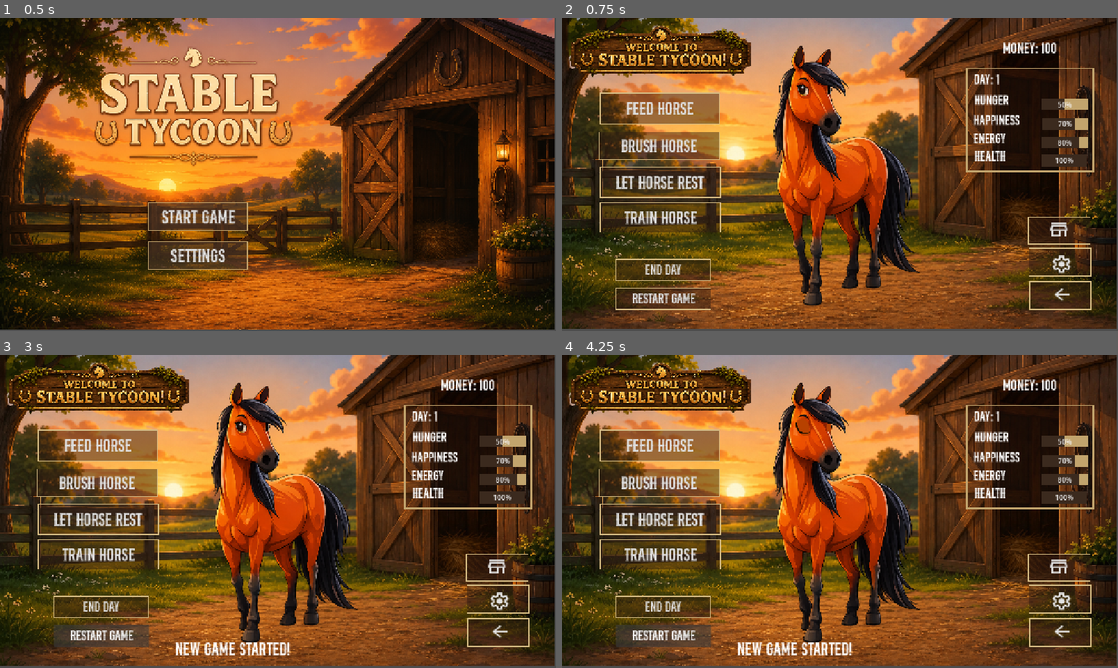
Above: before the commit, frames 1-4 (two rows, left to right).
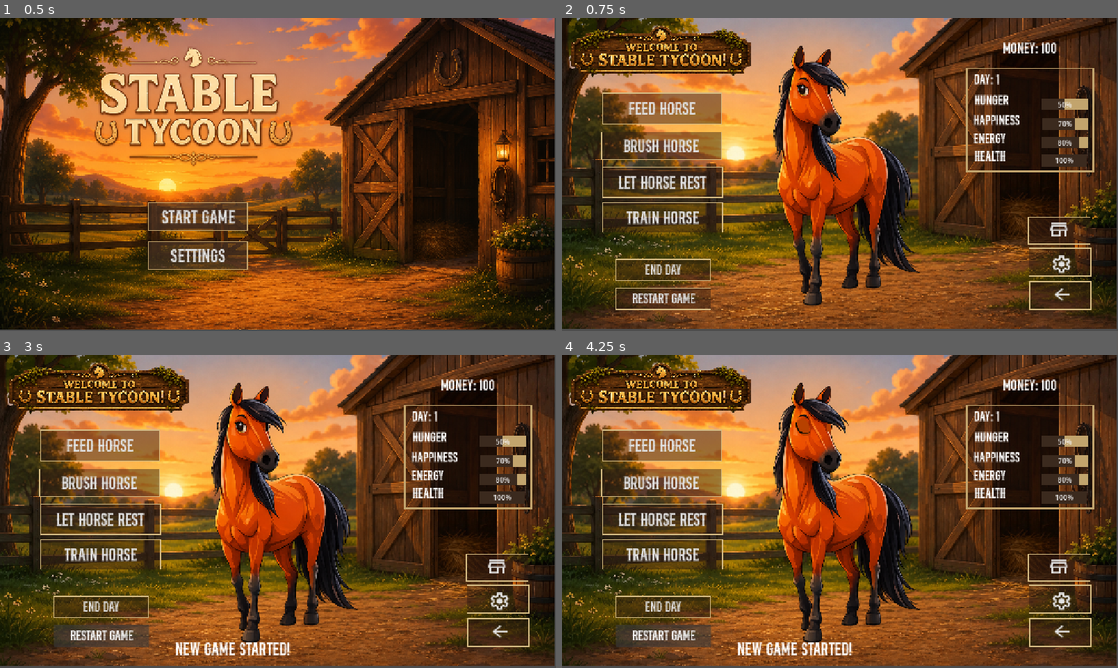
Above: after the commit, the same moments.

Repository: veronica-foltz/stable-tycoon
Game: Godot game, scene res://scenes/title_screen.tscn
The game is run twice, just before and just after one commit, with the same random seed, the same clock (stepped at 60 frames per second) and the same inputs.
Inputs (mouse positions are in pixels of both pictures, inside the frame that each line leads up to):
- Up to frame 1 (0.5 s): no input
- Up to frame 2 (0.75 s): click "Start Game" at 0.5 s
- Up to frame 3 (3 s): click (500, 633) at 1.25 s; click "Start Game" at 2 s; click "Restart Game" at 2.75 s
- Up to frame 4 (4.25 s): click "Restart Game" at 3.5 s

Frame 1 is identical in both runs. In frame 2, 2.2% of the frame differs, in the area x 6-29%, y 23-69%; in frame 3, 2.2%; in frame 4, 2.2%.

Commit message:
updated UI
updated UI

Diff:
--- a/stable-tycoon/scenes/main.tscn
+++ b/stable-tycoon/scenes/main.tscn
@@ -112,9 +112,9 @@
 
 [node name="FeedButton" type="Button" parent="." unique_id=345679970]
 layout_mode = 0
-offset_left = 88.0
+offset_left = 93.0
 offset_top = 172.0
-offset_right = 363.0
+offset_right = 368.0
 offset_bottom = 245.0
 theme_override_colors/font_hover_color = Color(0.97922903, 0.9612257, 0.9492242, 1)
 theme_override_fonts/font = ExtResource("4_tbgi4")
@@ -185,9 +185,9 @@
 
 [node name="BrushButton" type="Button" parent="." unique_id=2146063052]
 layout_mode = 0
-offset_left = 84.0
+offset_left = 89.0
 offset_top = 262.0
-offset_right = 363.0
+offset_right = 368.0
 offset_bottom = 327.0
 theme_override_fonts/font = ExtResource("4_tbgi4")
 theme_override_font_sizes/font_size = 42
@@ -196,9 +196,9 @@
 
 [node name="RestButton" type="Button" parent="." unique_id=211404699]
 layout_mode = 0
-offset_left = 87.0
+offset_left = 92.0
 offset_top = 343.0
-offset_right = 365.0
+offset_right = 370.0
 offset_bottom = 414.0
 theme_override_fonts/font = ExtResource("4_tbgi4")
 theme_override_font_sizes/font_size = 42
@@ -207,9 +207,9 @@
 
 [node name="TrainButton" type="Button" parent="." unique_id=827770987]
 layout_mode = 0
-offset_left = 87.0
+offset_left = 92.0
 offset_top = 425.0
-offset_right = 366.0
+offset_right = 371.0
 offset_bottom = 494.0
 theme_override_fonts/font = ExtResource("4_tbgi4")
 theme_override_font_sizes/font_size = 42
